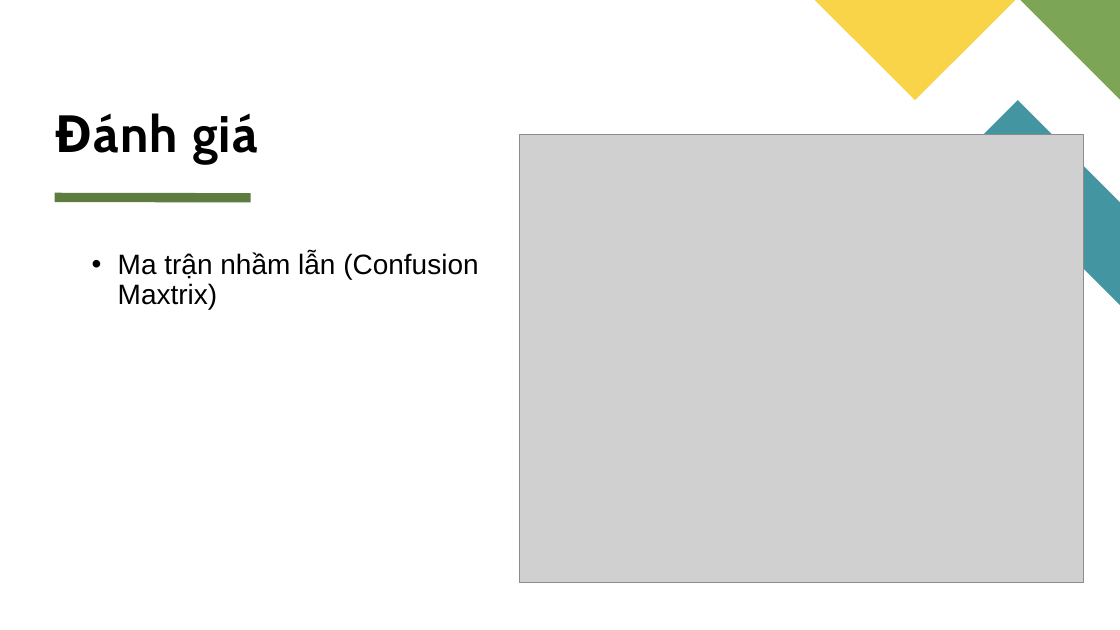
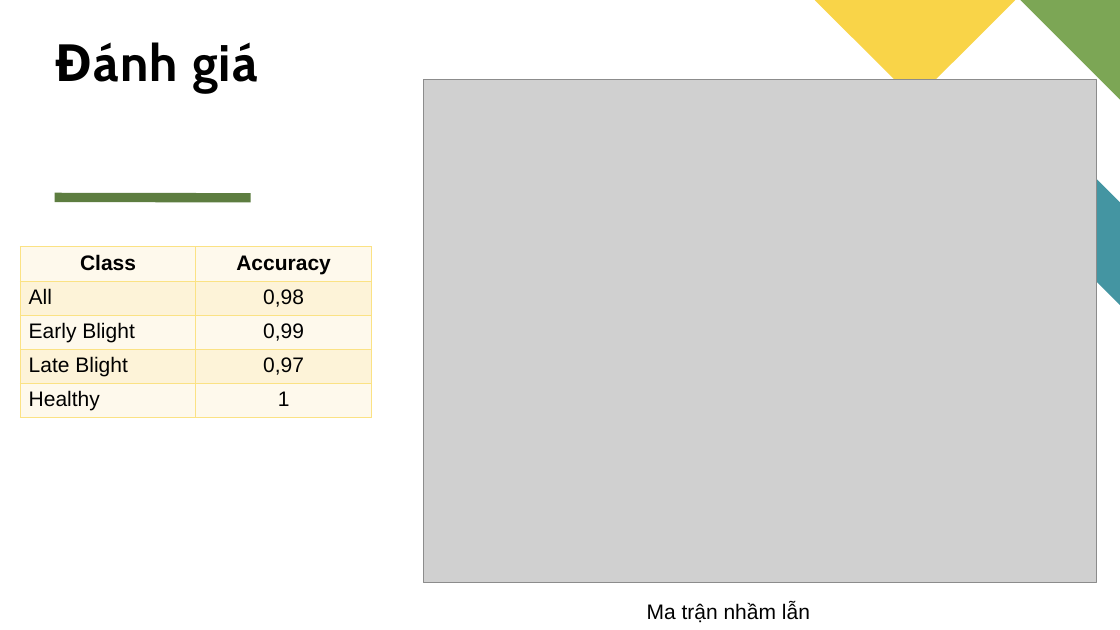
Before and after one commit to LuanPhan2911/potato_disease_classification, a slide deck: slide 8 of reports/B2111851_PhanBaoLuan_NLCS.pptx. Drawn at 1120x630 pixels with LibreOffice and Linux fonts; fonts in the diff are those of the drawing; grey boxes stand for pictures. Boxes give left, top, right and bottom in pixels: in the first picture for what was removed or moved away, otherwise in the second. Text is boxed around its words. In the diff, an @@ line names an element or a change of style, - is before the commit and + after.

```diff
--- a/reports/B2111851_PhanBaoLuan_NLCS.pptx
+++ b/reports/B2111851_PhanBaoLuan_NLCS.pptx
@@ title "Đánh giá": place and size @@
-title "Đánh giá" at <box>192,113,258,163</box>
+title "Đánh giá" at <box>192,42,258,92</box>
@@ picture: place and size @@
-picture at <box>519,134,1084,582</box>
+picture at <box>423,79,1096,583</box>
@@ table added at <box>20,247,371,418</box>, 5 rows, 2 columns @@
+Class | Accuracy
+All | 0,98
+Early Blight | 0,99
+Late Blight | 0,97
+Healthy | 1
@@ text removed at <box>118,252,478,309</box> @@
-  • Ma trận nhầm lẫn (Confusion Maxtrix)
@@ text added at <box>647,603,810,623</box>, 18 pt, text #000000 @@
+Ma trận nhầm lẫn
```
Also in this commit, not shown: 4 other slides changed, 7 slides added, 4 slides removed, 3 other files.
